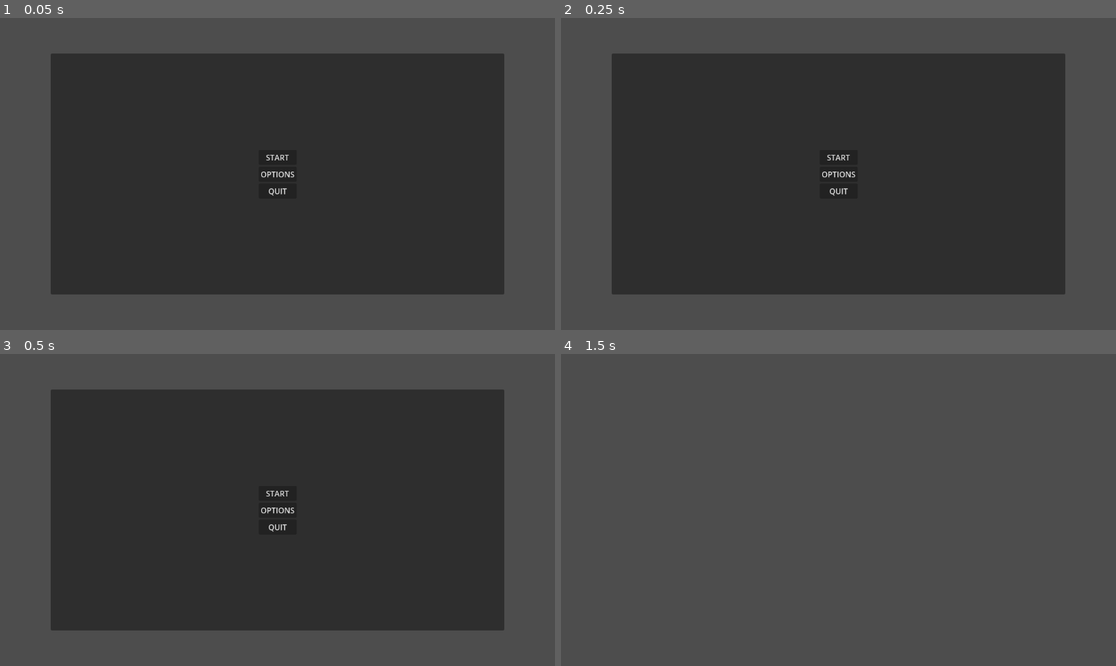
Above: before the commit, frames 1-4 (two rows, left to right).
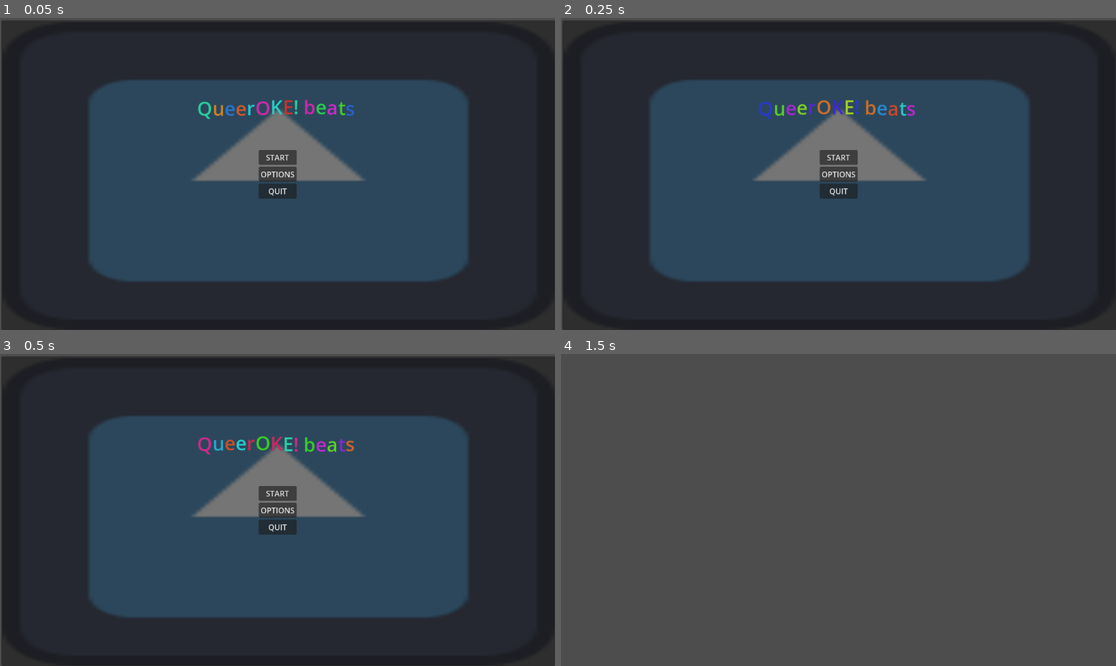
Above: after the commit, the same moments.

Repository: embdevv/queeroke-beats
Game: Godot game, scene res://scenes/menu.tscn
Two runs of this game, one before a commit and one after it. Both use one fixed random seed, a clock stepped at 60 frames per second and the inputs below. The engine's default icon, where the game draws it, is replaced by a stand-in: a white triangle on a blue panel in a dark square.
Inputs:
- Up to frame 1 (0.05 s): no input
- Up to frame 2 (0.25 s): no input
- Up to frame 3 (0.5 s): no input
- Up to frame 4 (1.5 s): click "START" at 0.5 s; tap Enter at 1.25 s

The runs differ from the first frame. In frame 1, 79% of the frame differs, in the area x 0-100%, y 0-100%; in frame 2, 79%; in frame 3, 79%; in frame 4, nothing differs.

Commit message:
added background and title

Diff:
--- a/project.godot
+++ b/project.godot
@@ -10,7 +10,8 @@
 
 [application]
 
-config/name="iggph-rhythm"
+config/name="queeroke beats"
+config/version="1.0"
 run/main_scene="uid://bfsvglxq476jx"
 config/features=PackedStringArray("4.4", "Forward Plus")
 config/icon="res://assets/icon.svg"
@@ -22,3 +23,30 @@
 "res://scenes/": "blue",
 "res://scripts/": "purple"
 }
+
+[input]
+
+up={
+"deadzone": 0.2,
+"events": [Object(InputEventKey,"resource_local_to_scene":false,"resource_name":"","device":-1,"window_id":0,"alt_pressed":false,"shift_pressed":false,"ctrl_pressed":false,"meta_pressed":false,"pressed":false,"keycode":0,"physical_keycode":87,"key_label":0,"unicode":119,"location":0,"echo":false,"script":null)
+, Object(InputEventKey,"resource_local_to_scene":false,"resource_name":"","device":-1,"window_id":0,"alt_pressed":false,"shift_pressed":false,"ctrl_pressed":false,"meta_pressed":false,"pressed":false,"keycode":0,"physical_keycode":4194320,"key_label":0,"unicode":0,"location":0,"echo":false,"script":null)
+]
+}
+down={
+"deadzone": 0.2,
+"events": [Object(InputEventKey,"resource_local_to_scene":false,"resource_name":"","device":-1,"window_id":0,"alt_pressed":false,"shift_pressed":false,"ctrl_pressed":false,"meta_pressed":false,"pressed":false,"keycode":0,"physical_keycode":4194322,"key_label":0,"unicode":0,"location":0,"echo":false,"script":null)
+, Object(InputEventKey,"resource_local_to_scene":false,"resource_name":"","device":-1,"window_id":0,"alt_pressed":false,"shift_pressed":false,"ctrl_pressed":false,"meta_pressed":false,"pressed":false,"keycode":0,"physical_keycode":83,"key_label":0,"unicode":115,"location":0,"echo":false,"script":null)
+]
+}
+left={
+"deadzone": 0.2,
+"events": [Object(InputEventKey,"resource_local_to_scene":false,"resource_name":"","device":-1,"window_id":0,"alt_pressed":false,"shift_pressed":false,"ctrl_pressed":false,"meta_pressed":false,"pressed":false,"keycode":0,"physical_keycode":4194319,"key_label":0,"unicode":0,"location":0,"echo":false,"script":null)
+, Object(InputEventKey,"resource_local_to_scene":false,"resource_name":"","device":-1,"window_id":0,"alt_pressed":false,"shift_pressed":false,"ctrl_pressed":false,"meta_pressed":false,"pressed":false,"keycode":0,"physical_keycode":65,"key_label":0,"unicode":97,"location":0,"echo":false,"script":null)
+]
+}
+right={
+"deadzone": 0.2,
+"events": [Object(InputEventKey,"resource_local_to_scene":false,"resource_name":"","device":-1,"window_id":0,"alt_pressed":false,"shift_pressed":false,"ctrl_pressed":false,"meta_pressed":false,"pressed":false,"keycode":0,"physical_keycode":4194321,"key_label":0,"unicode":0,"location":0,"echo":false,"script":null)
+, Object(InputEventKey,"resource_local_to_scene":false,"resource_name":"","device":-1,"window_id":0,"alt_pressed":false,"shift_pressed":false,"ctrl_pressed":false,"meta_pressed":false,"pressed":false,"keycode":0,"physical_keycode":68,"key_label":0,"unicode":100,"location":0,"echo":false,"script":null)
+]
+}
--- a/scenes/menu.tscn
+++ b/scenes/menu.tscn
@@ -1,6 +1,7 @@
-[gd_scene load_steps=2 format=3 uid="uid://bfsvglxq476jx"]
+[gd_scene load_steps=3 format=3 uid="uid://bfsvglxq476jx"]
 
 [ext_resource type="Script" uid="uid://c4iir4n8mxyja" path="res://scripts/menu.gd" id="1_yqeox"]
+[ext_resource type="Texture2D" uid="uid://fpexqwcxwdit" path="res://assets/icon.svg" id="2_vjb58"]
 
 [node name="Menu" type="Control"]
 layout_mode = 3
@@ -11,6 +12,11 @@
 grow_vertical = 2
 script = ExtResource("1_yqeox")
 
+[node name="Icon" type="Sprite2D" parent="."]
+position = Vector2(578, 328)
+scale = Vector2(8.95313, 4.98438)
+texture = ExtResource("2_vjb58")
+
 [node name="Background" type="Panel" parent="."]
 layout_mode = 1
 anchors_preset = 8
@@ -18,10 +24,10 @@
 anchor_top = 0.5
 anchor_right = 0.5
 anchor_bottom = 0.5
-offset_left = -471.0
-offset_top = -250.0
-offset_right = 471.0
-offset_bottom = 250.0
+offset_left = -573.0
+offset_top = -319.0
+offset_right = 577.0
+offset_bottom = 324.0
 grow_horizontal = 2
 grow_vertical = 2
 
@@ -53,6 +59,20 @@
 layout_mode = 2
 text = "QUIT"
 
+[node name="RichTextLabel" type="RichTextLabel" parent="."]
+layout_mode = 1
+anchors_preset = 5
+anchor_left = 0.5
+anchor_right = 0.5
+offset_left = -187.0
+offset_top = 159.0
+offset_right = 200.0
+offset_bottom = 236.0
+grow_horizontal = 2
+theme_override_font_sizes/normal_font_size = 40
+bbcode_enabled = true
+text = "[wave] [rainbow] QueerOKE! beats [/rainbow] [/wave]"
+
 [connection signal="pressed" from="VBoxContainer/startButton" to="." method="_on_start_button_pressed"]
 [connection signal="pressed" from="VBoxContainer/optionsButton" to="." method="_on_options_button_pressed"]
 [connection signal="pressed" from="VBoxContainer/quitButton" to="." method="_on_quit_button_pressed"]
